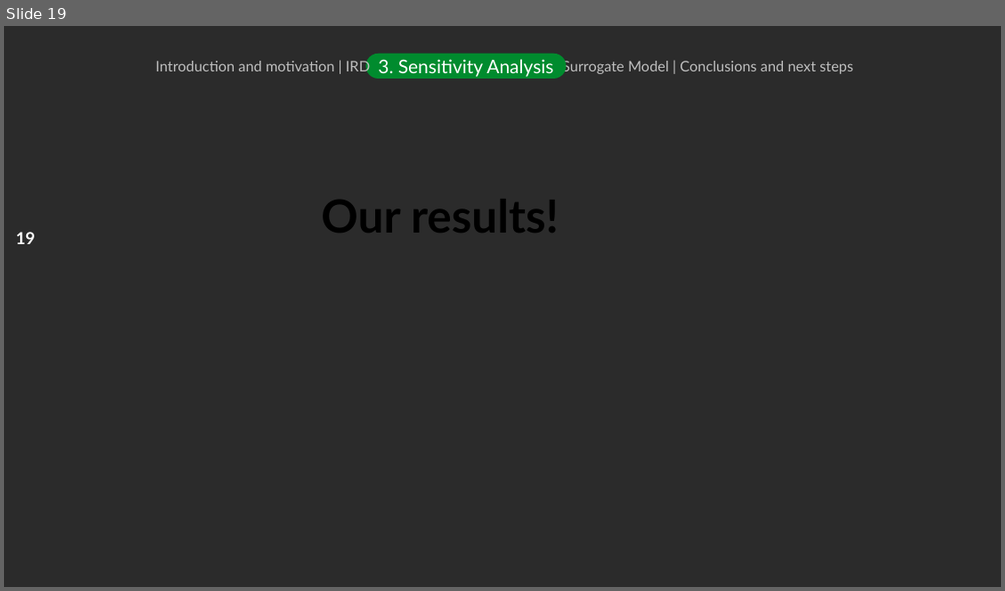
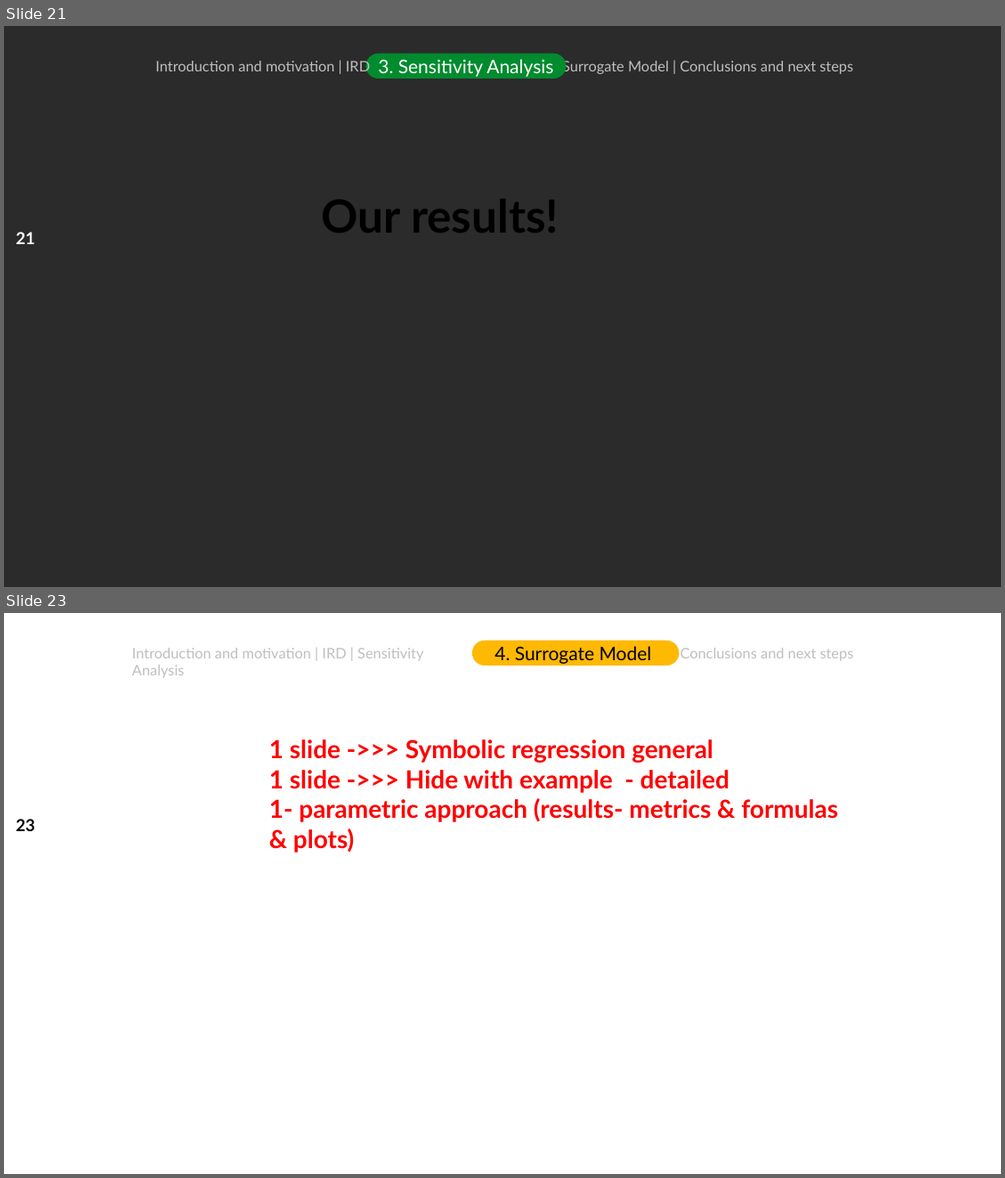
Before and after one commit to DejvisT/Sensitivity-Analysis-and-Surrogate-Modeling-of-PEM-Fuel-Cells, a slide deck: final_presentation_v1.pptx. Shown one above the other, each under a label of ours: slide 19 before the commit, slides 21 and 23 after it; the slides between them are not shown. The pictures are 1005x591 and 1005x1178 pixels, drawn with LibreOffice and Linux fonts; fonts in the diff are those of the drawing; background and template pictures are left out; a plain dark background stands for a picture behind light text. Boxes give left, top, right and bottom in pixels: in the first picture for what was removed or moved away, otherwise in the second. Text is boxed around its words. In the diff, an @@ line names an element or a change of style, - is before the commit and + after.

```diff
--- a/final_presentation_v1.pptx
+++ b/final_presentation_v1.pptx
@@ slide 23 added at [4, 613, 1001, 1174], background picture (left out) @@
@@ text added at [132, 648, 423, 677], 14 pt, text #BFBFBF @@
+Introduction and motivation | IRD | Sensitivity Analysis
@@ rounded rectangle added at [472, 641, 680, 666], fill #FFB903, 18 pt, text #000000 @@
+4. Surrogate Model
@@ text added at [680, 648, 854, 661], 14 pt, text #BFBFBF @@
+Conclusions and next steps
@@ text added at [269, 739, 838, 852], 24 pt, text #FF0000, bold @@
+1 slide ->>> Symbolic regression general
+1 slide ->>> Hide with example - detailed
+1- parametric approach (results- metrics & formulas & plots)
@@ page number added at [16, 819, 35, 831], 16 pt, text #000000, bold @@
+23
@@ what was slide 19 is now slide 21 @@
@@ page number at [16, 232, 35, 244]: text changed @@
-19
+21
```
Also in this commit, not shown: 7 slides changed, 2 other slides added.
